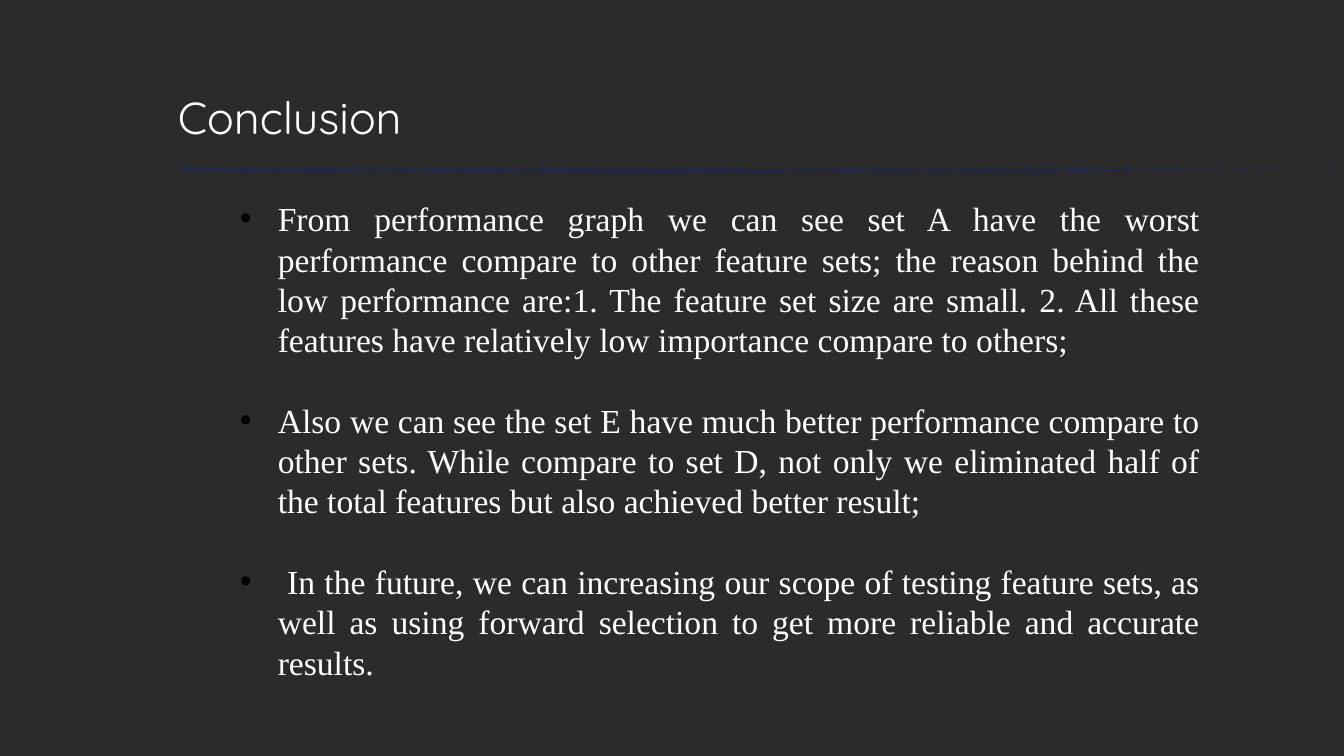
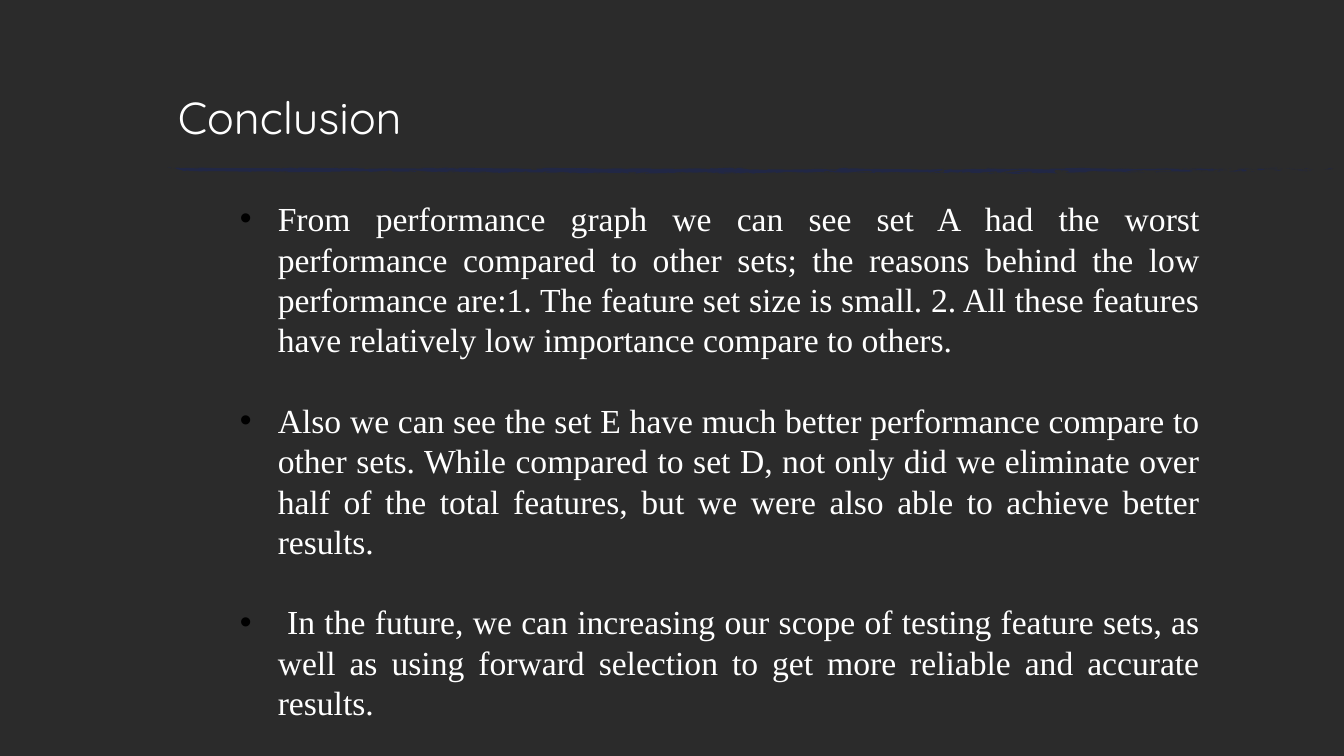
Before and after one commit to zxz003/phishing_Detect, a slide deck: slide 20 of Docs/FinalPresentation.pptx (slide 19 before the commit). Drawn at 1344x756 pixels with LibreOffice and Linux fonts; fonts in the diff are those of the drawing; background and template pictures are left out; a plain dark background stands for a picture behind light text. Boxes give left, top, right and bottom in pixels: in the first picture for what was removed or moved away, otherwise in the second. Text is boxed around its words. In the diff, an @@ line names an element or a change of style, - is before the commit and + after.

```diff
--- a/Docs/FinalPresentation.pptx
+++ b/Docs/FinalPresentation.pptx
@@ text at box(278, 207, 1200, 555): text changed @@
-• From performance graph we can see set A have the worst performance compare to other feature sets; the reason behind the low performance are:1. The feature set size are small. 2. All these features have relatively low importance compare to others;
-• Also we can see the set E have much better performance compare to other sets. While compare to set D, not only we eliminated half of the total features but also achieved better result;
+• From performance graph we can see set A had the worst performance compared to other sets; the reasons behind the low performance are:1. The feature set size is small. 2. All these features have relatively low importance compare to others.
+• Also we can see the set E have much better performance compare to other sets. While compared to set D, not only did we eliminate over half of the total features, but we were also able to achieve better results.
```
Also in this commit, not shown: 10 other slides changed, 1 slide added.
